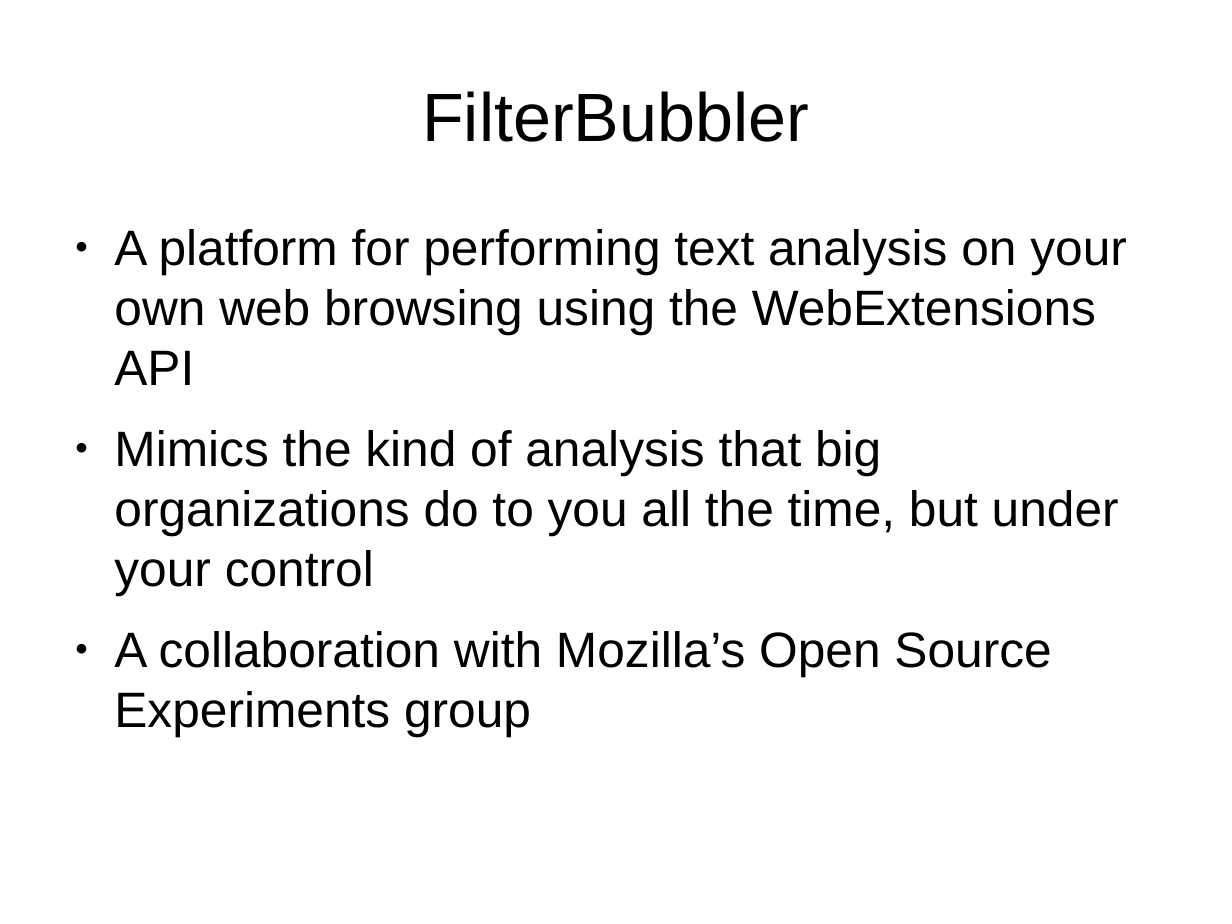
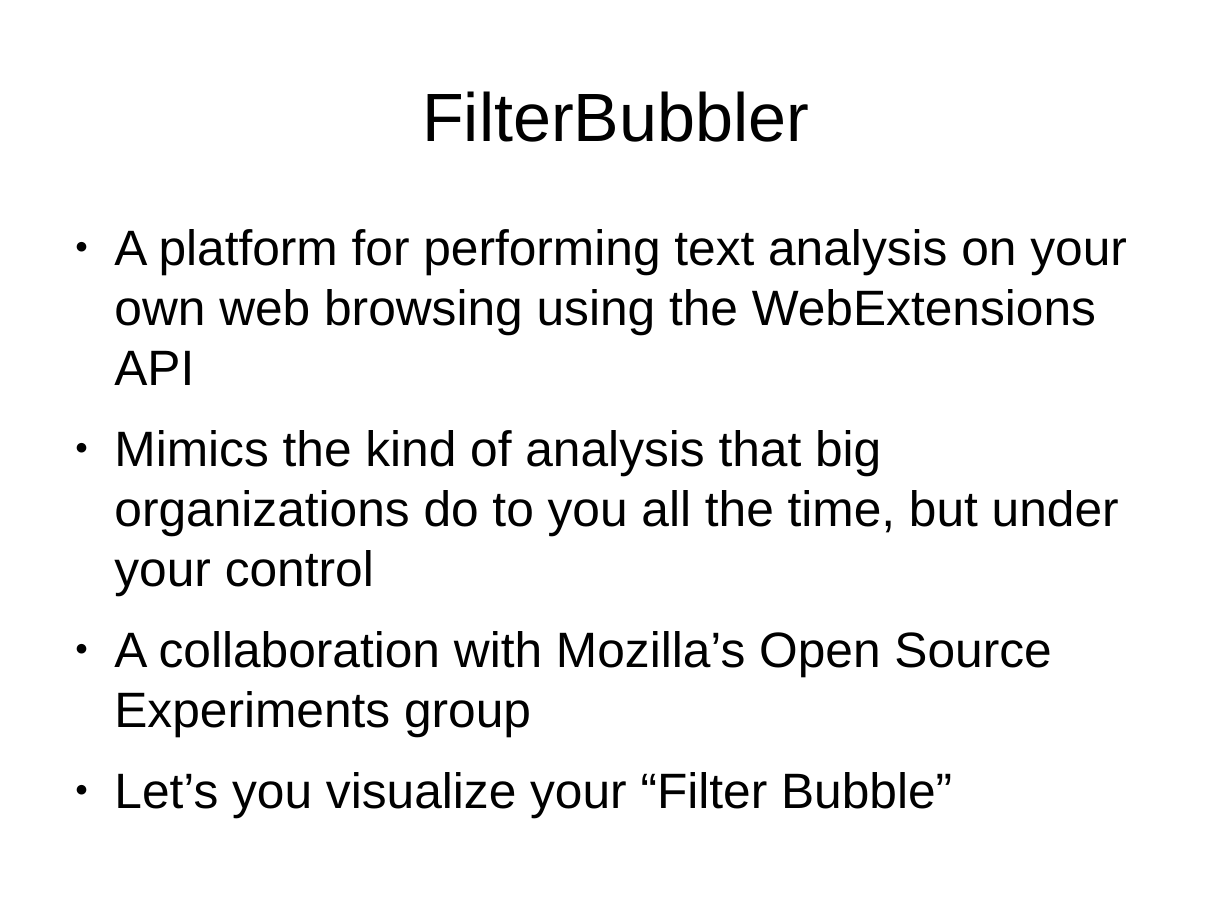
Before and after one commit to filterbubbler/java-tour-slides, a slide deck: slide 16 of java-talk.odp (slide 4 before the commit). Drawn at 1232x924 pixels with LibreOffice and Linux fonts; fonts in the diff are those of the drawing. Boxes give left, top, right and bottom in pixels: in the first picture for what was removed or moved away, otherwise in the second. Text is boxed around its words. In the diff, an @@ line names an element or a change of style, - is before the commit and + after.

```diff
--- a/java-talk.odp
+++ b/java-talk.odp
@@ text at [114, 772, 952, 818]: paragraph added @@
+● Let’s you visualize your “Filter Bubble”
```
Also in this commit, not shown: 11 slides added, 2 slides removed, 1 other file.
